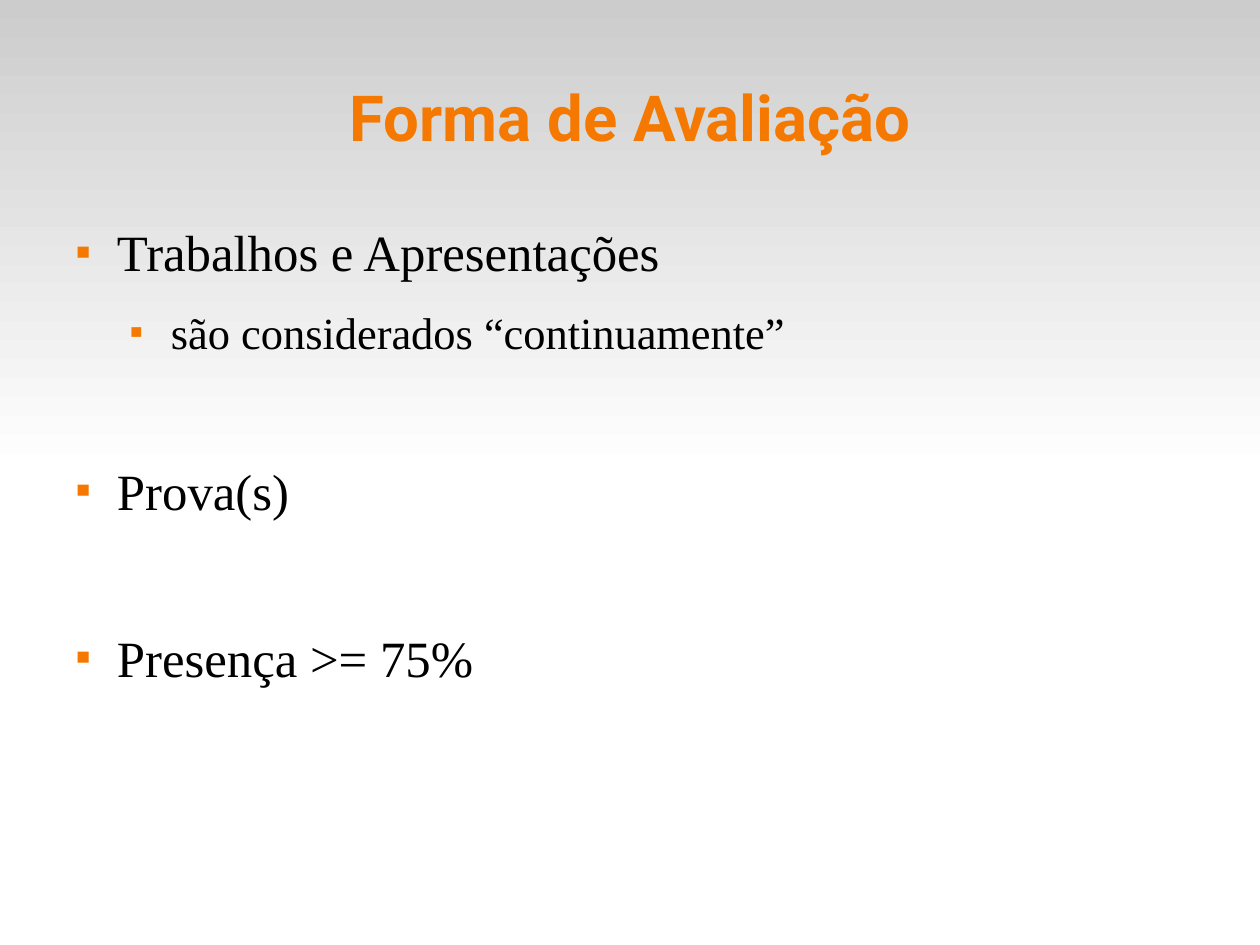
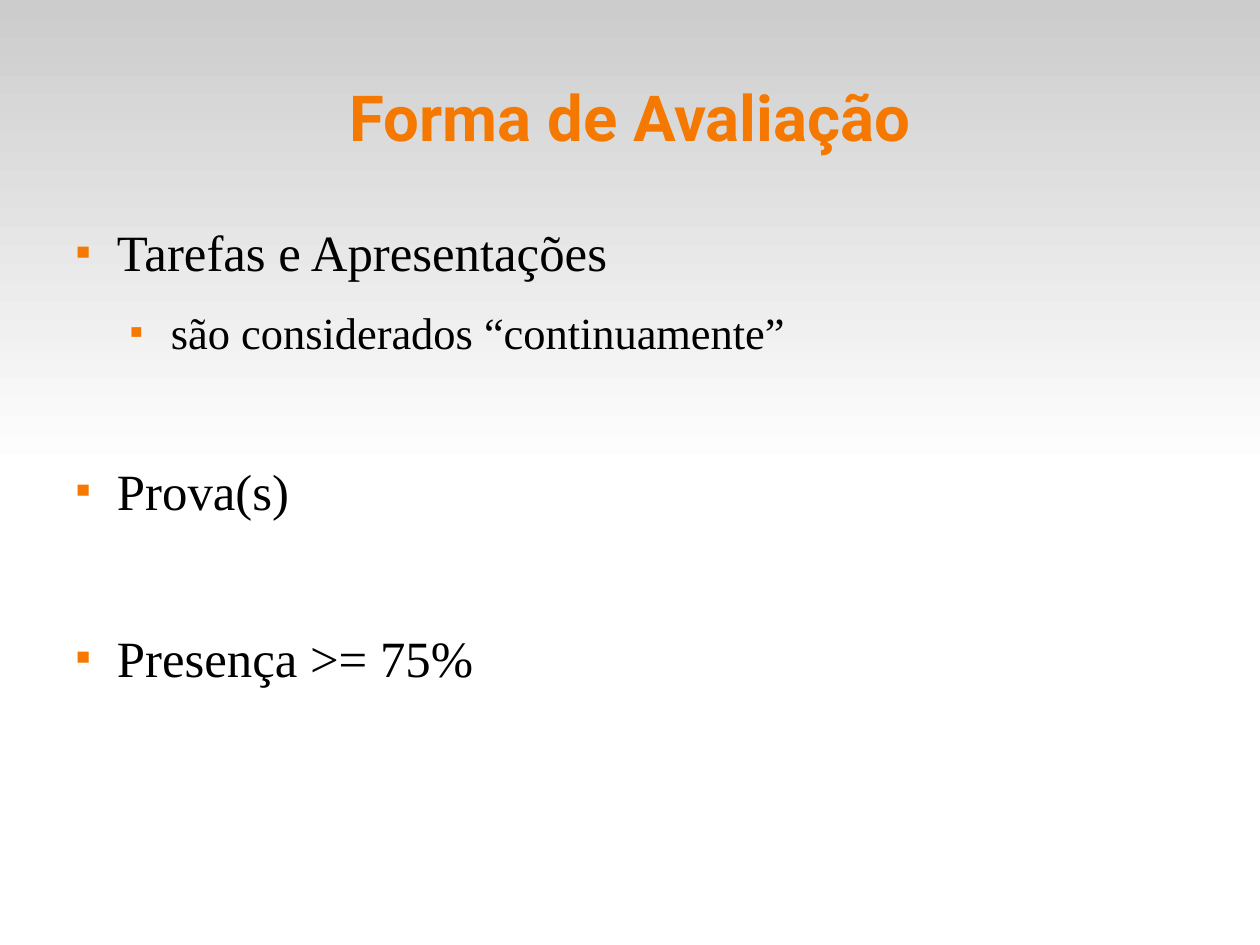
Before and after one commit to fsantanna-uerj/EDL, a slide deck: slide 2 of slides/edl-00.odp. Drawn at 1260x945 pixels with LibreOffice and Linux fonts; fonts in the diff are those of the drawing. Boxes give left, top, right and bottom in pixels: in the first picture for what was removed or moved away, otherwise in the second. Text is boxed around its words. In the diff, an @@ line names an element or a change of style, - is before the commit and + after.

```diff
--- a/slides/edl-00.odp
+++ b/slides/edl-00.odp
@@ text at [117,235,607,282]: text changed @@
-■ Trabalhos e Apresentações
+■ Tarefas e Apresentações
```
Also in this commit, not shown: 12 other slides changed, 1 slide added, 3 slides removed, 3 other files.
